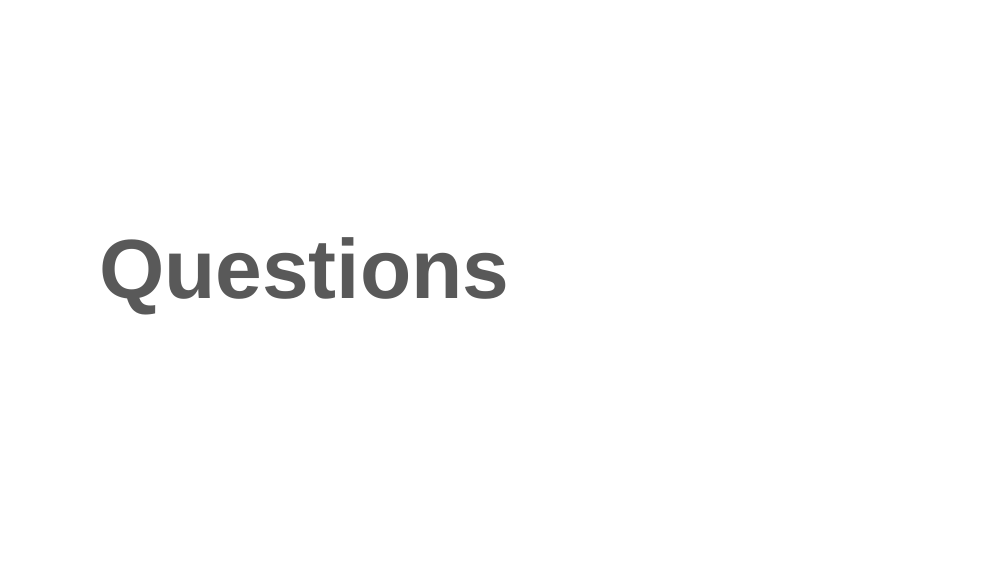
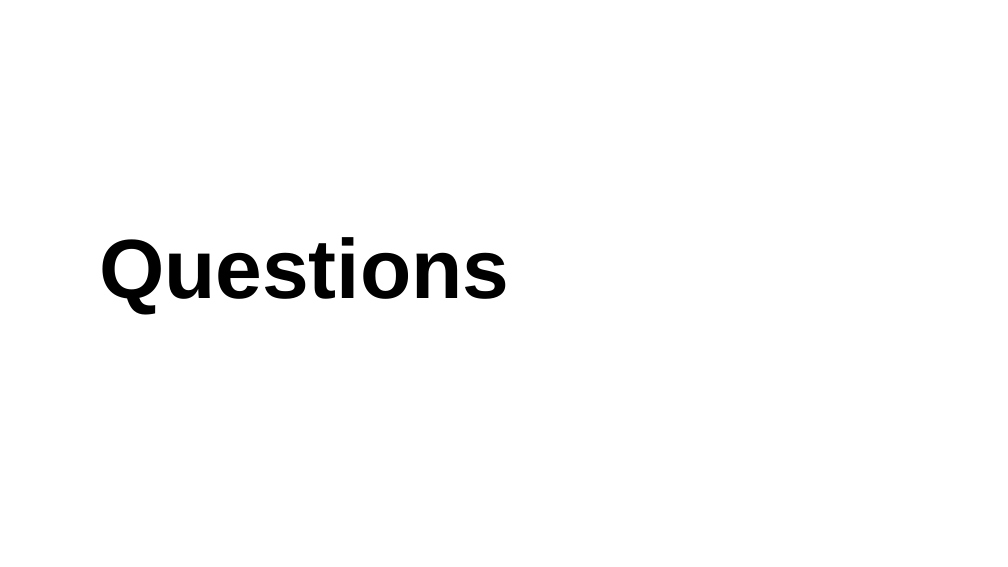
Before and after one commit to ibrarahmad/PostgreSQLTalks, a slide deck: slide 41 of Conferences/2022-Austin-Percona-Live/PL22-PostgreSQL-And-Artifical-Intelegence.pptx (slide 11 before the commit). Drawn at 1008x567 pixels with LibreOffice and Linux fonts; fonts in the diff are those of the drawing; background and template pictures are left out. Boxes give left, top, right and bottom in pixels: in the first picture for what was removed or moved away, otherwise in the second. Text is boxed around its words. In the diff, an @@ line names an element or a change of style, - is before the commit and + after.

```diff
--- a/Conferences/2022-Austin-Percona-Live/PL22-PostgreSQL-And-Artifical-Intelegence.pptx
+++ b/Conferences/2022-Austin-Percona-Live/PL22-PostgreSQL-And-Artifical-Intelegence.pptx
@@ title "Questions" at [99, 237, 509, 313]: text colour #595959 to #000000 @@
```
Also in this commit, not shown: 10 other slides changed, 30 slides added.
